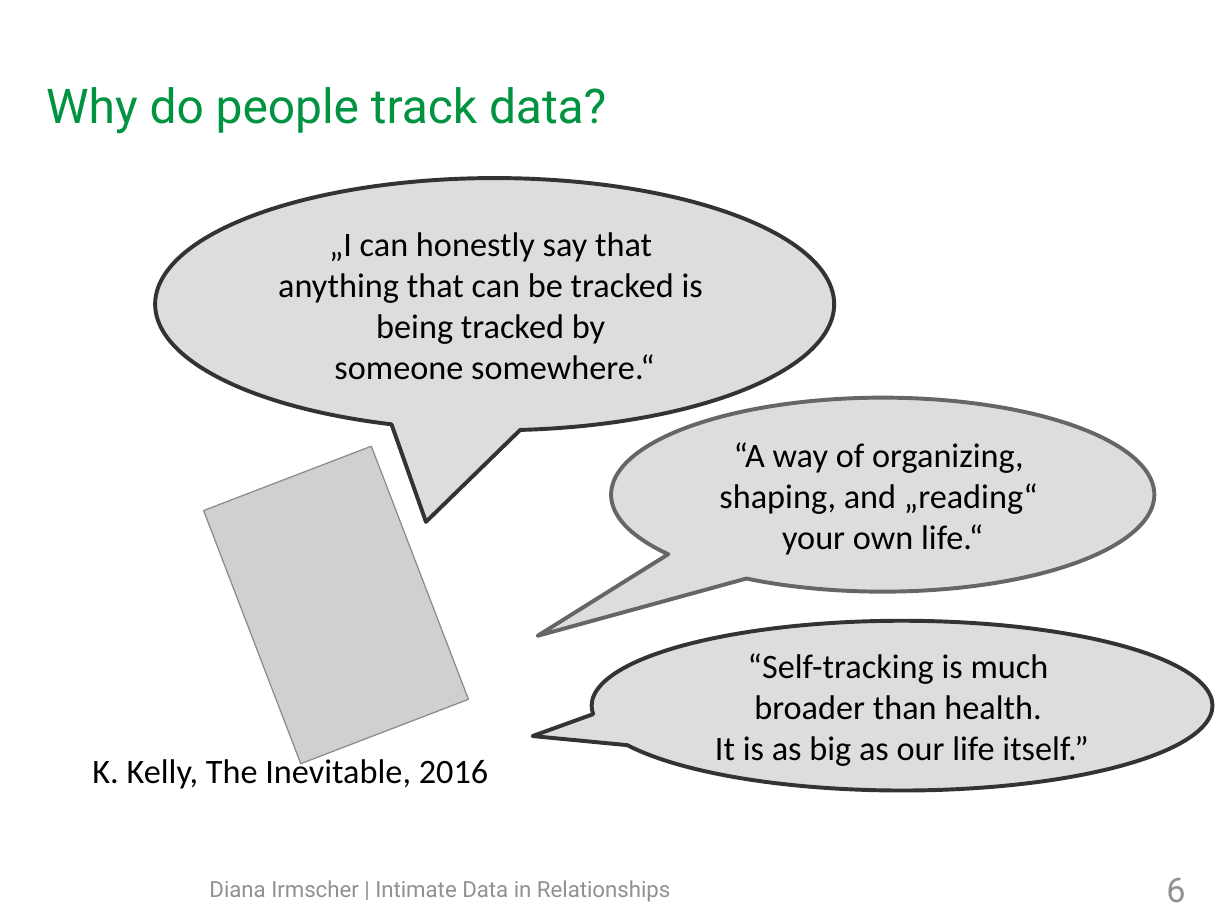
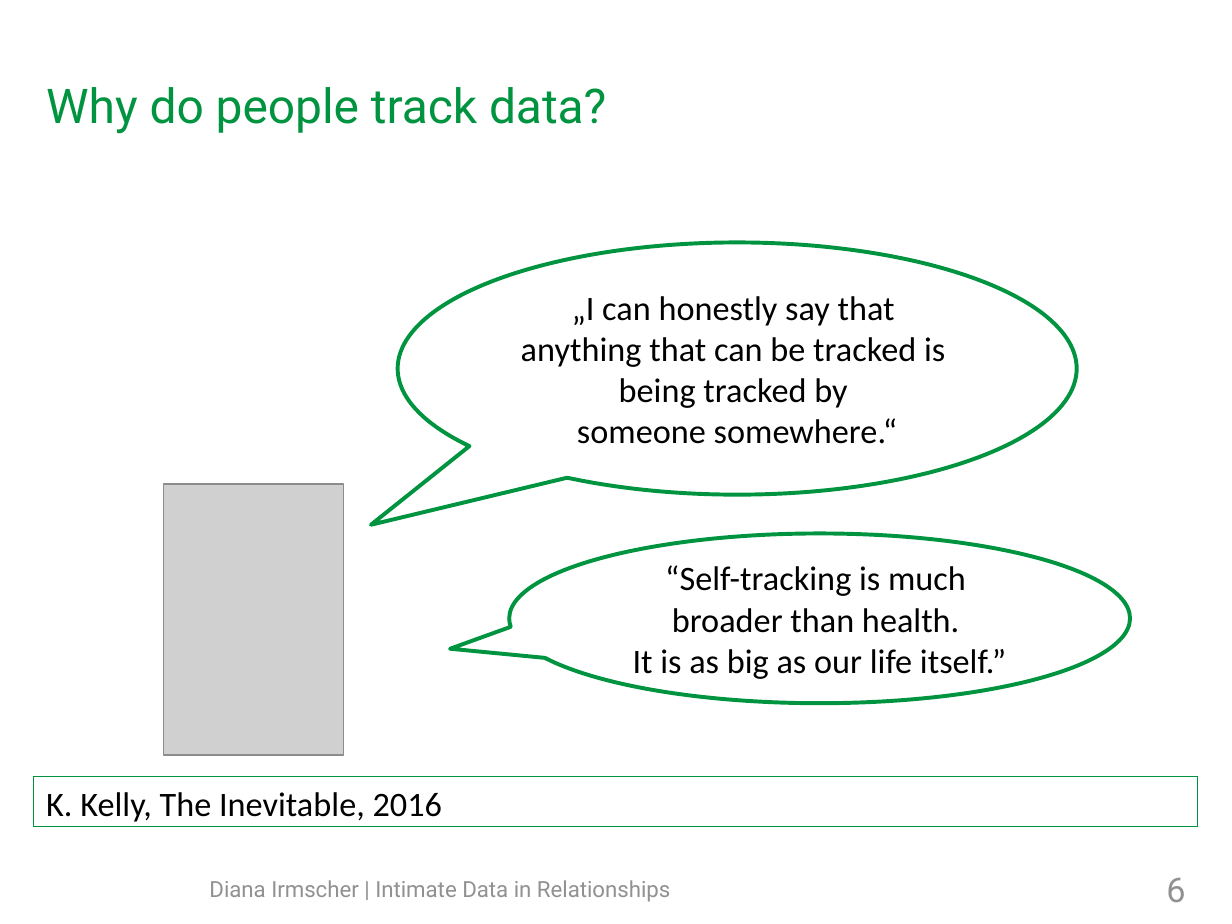
Before and after one commit to mieztatz/advanced_seminar_media_informatics, a slide deck: slide 6 of slides/final_presentation_irmscher_copy.odp. Drawn at 1232x924 pixels with LibreOffice and Linux fonts; fonts in the diff are those of the drawing; grey boxes stand for pictures; background and template pictures are left out. Boxes give left, top, right and bottom in pixels: in the first picture for what was removed or moved away, otherwise in the second. Text is boxed around its words. In the diff, an @@ line names an element or a change of style, - is before the commit and + after.

```diff
--- a/slides/final_presentation_irmscher_copy.odp
+++ b/slides/final_presentation_irmscher_copy.odp
@@ speech bubble "„I can honestly say that": place and size @@
-speech bubble "„I can honestly say that" at box(155, 179, 834, 431)
+speech bubble "„I can honestly say that" at box(398, 243, 1077, 495)
@@ speech bubble "„I can honestly say that" at box(398, 243, 1077, 495): fill #DDDDDD to none; outline #333333 2.3 pt to #009440 2.3 pt; proportions changed @@
@@ speech bubble removed at box(611, 398, 1154, 591) @@
-“A way of organizing,
-shaping, and „reading“
-your own life.“
@@ picture at box(164, 484, 344, 755): rotation 339 to 0 degrees @@
@@ speech bubble "“Self-tracking is much": place and size @@
-speech bubble "“Self-tracking is much" at box(591, 621, 1212, 791)
+speech bubble "“Self-tracking is much" at box(509, 533, 1130, 703)
@@ speech bubble "“Self-tracking is much" at box(509, 533, 1130, 703): fill #DDDDDD to none; outline #333333 2.3 pt to #009440 2.3 pt @@
@@ text "K. Kelly, The Inevitable, 2016": place and size @@
-text "K. Kelly, The Inevitable, 2016" at box(92, 755, 488, 789)
+text "K. Kelly, The Inevitable, 2016" at box(34, 776, 1199, 827)
@@ text "K. Kelly, The Inevitable, 2016" at box(34, 776, 1199, 827): outline none to #009440 0 pt @@
```
Also in this commit, not shown: 12 other slides changed, 1 slide added, 5 other files.
